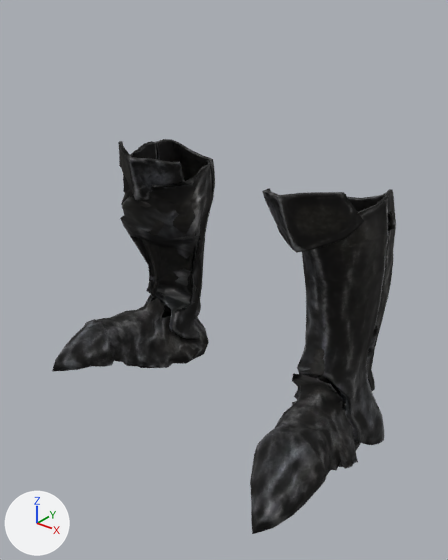
An edit to the glTF model characters_art/equipment/damaged_black/pieces/damaged_black_boots_archer.glb, drawn before and after from the same camera.
Both versions are drawn from a 50 mm lens placed at (0.512, -0.711, 0.589), pointed at (0.014, -0.088, 0.203). Every picture has the same lights, and +X, +Y and +Z are marked at lower left. The picture after the commit comes second. Vertices at exactly the same position are counted once.

The first picture shows 'damaged_black_boots'.
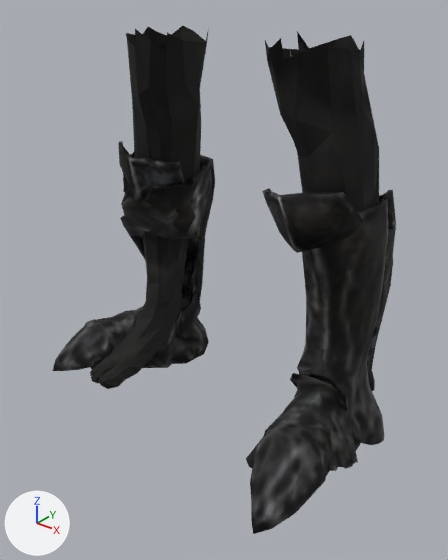
What differs and where, as boxes (x1, y1, x2, y2) in the pictures (448 x 560 px):
'damaged_black_boots', reshaped (29% taller)
    before: (52, 139, 396, 534)
    after: (52, 26, 396, 534)
part 1 of me_damaged_black_boots, rebuilt
    both: (388, 212, 396, 230)
part 2 of me_damaged_black_boots, added (mostly hidden)
    after: (246, 375, 346, 468)
part 3 of me_damaged_black_boots, added
    after: (90, 291, 182, 389)
part 4 of me_damaged_black_boots, added
    after: (126, 26, 209, 305)
part 5 of me_damaged_black_boots, added
    after: (265, 31, 379, 212)
part 6 of me_damaged_black_boots, reshaped
    both: (250, 188, 396, 534)
part 7 of me_damaged_black_boots, built on
    before: (52, 139, 215, 372)
    after: (52, 141, 215, 371)
part 8 of me_damaged_black_boots, edited (looks the same)
    both: (74, 170, 388, 522)

What changed in the scene script:
```text
Add img_damaged_black_atlas_normal:
    img_damaged_black_atlas_normal = load_image('damaged_black_atlas_normal', '../textures/damaged_black_atlas_normal.webp', 1024, 1024, 'Non-Color')
Add img_damaged_black_atlas_basecolor:
    img_damaged_black_atlas_basecolor = load_image('damaged_black_atlas_basecolor', '../textures/damaged_black_atlas_basecolor.webp', 1024, 1024, 'sRGB')
Add img_damaged_black_atlas_metallicroughness:
    img_damaged_black_atlas_metallicroughness = load_image('damaged_black_atlas_metallicroughness', '../textures/damaged_black_atlas_metallicroughness.webp', 1024, 1024, 'Non-Color')
Add mat_damaged_black_atlas:
    mat_damaged_black_atlas = bpy.data.materials.new('damaged_black_atlas')
    # uses the picture img_damaged_black_atlas_basecolor
    # uses the picture img_damaged_black_atlas_metallicroughness
    # uses the picture img_damaged_black_atlas_normal
Change me_damaged_black_boots:
    used by ob_damaged_black_boots; location = (0.0, 0.0, 0.0)
    remove me_damaged_black_boots.from_pydata(...)  # 4148 vertices, 7724 faces; spans x -0.278..0.247, y -0.263..0.091, z -0.043..0.366
    add me_damaged_black_boots.from_pydata(...)  # 2261 vertices, 3948 faces; spans x -0.277..0.247, y -0.262..0.091, z -0.042..0.532
    me_damaged_black_boots part 1: the loose piece of 42 vertices spanning x 0.201..0.217, y 0.002..0.016, z 0.297..0.32 is rebuilt with 10 vertices and now spans x 0.201..0.217, y 0.002..0.016, z 0.297..0.32, in mat_damaged_black_atlas
    me_damaged_black_boots part 2: a new loose piece of 220 vertices spanning x 0.126..0.217, y -0.199..0.015, z -0.002..0.101, in mat_damaged_black_atlas
    me_damaged_black_boots part 3: a new loose piece of 219 vertices spanning x -0.217..-0.126, y -0.199..0.015, z -0.002..0.101, in mat_damaged_black_atlas
    me_damaged_black_boots part 4: a new loose piece of 95 vertices spanning x -0.201..-0.068, y -0.112..0.033, z 0.091..0.532, in mat_damaged_black_atlas
    me_damaged_black_boots part 5: a new loose piece of 94 vertices spanning x 0.068..0.201, y -0.112..0.033, z 0.091..0.532, in mat_damaged_black_atlas
    me_damaged_black_boots part 6: 80 vertices moved from x 0.103..0.229, y -0.209..0.053, z -0.003..0.36 to x 0.105..0.227, y -0.212..0.057, z -0.003..0.326; 1607 vertices removed from x 0.075..0.247, y -0.263..0.057, z -0.039..0.366; 355 vertices added at x 0.082..0.246, y -0.262..0.056, z -0.039..0.366
    me_damaged_black_boots part 7: 86 vertices moved from x -0.276..-0.096, y -0.18..0.084, z -0.039..0.336 to x -0.276..-0.096, y -0.167..0.09, z -0.04..0.33; 1471 vertices removed from x -0.278..-0.091, y -0.211..0.091, z -0.043..0.364; 364 vertices added at x -0.277..-0.092, y -0.21..0.091, z -0.042..0.363
    me_damaged_black_boots part 8: 397 faces spanning x -0.277..0.244, y -0.253..0.084, z -0.04..0.347 switch from mat_13___default to mat_damaged_black_atlas
    other edits to the shape of me_damaged_black_boots do not show in these pictures
```
